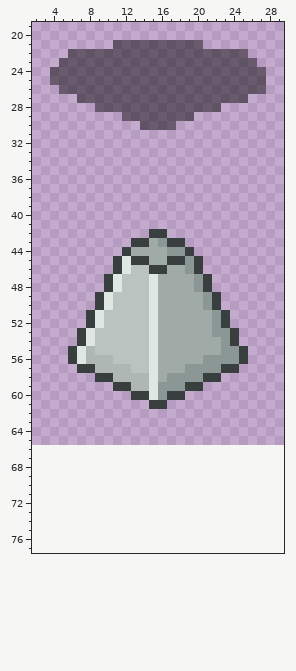
File history of a sprite sheet, Assets/Sprites/Enemy/TowerBase.png. This is how it looked before the edit.
The file is 32x64 pixels. Shown: x 2..29, y 19..77. The old version is drawn lined up with the new one, on the new canvas.
After:
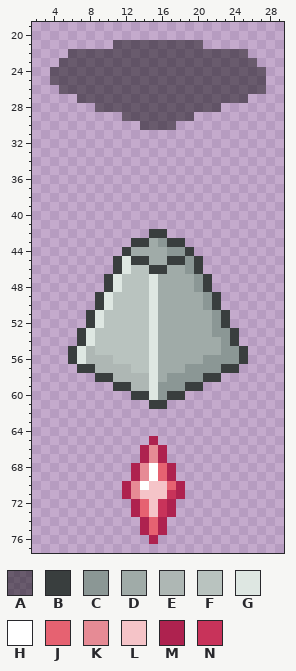
Palette (. is transparent): A #00000077  B #393e3e  C #8b9795  D #a0aba8  E #aeb7b4  F #b9c3bf  G #dee7e2  H #ffffff  J #e66271  K #e68b95  L #f5c4c8  M #ae224f  N #c8335a
Change:
{"change": "canvas 32x64 -> 32x96, the old top-left corner now at 0,2"}
{"y":65,"x":15,"old":".","new":"M"}
{"y":66,"x":14,"old":"...","new":"MKM"}
{"y":67,"x":14,"old":"...","new":"MKM"}
{"y":68,"x":13,"old":".....","new":"MKHJM"}
{"y":69,"x":13,"old":".....","new":"MKHJM"}
{"y":70,"x":12,"old":".......","new":"MKHLLJM"}
{"y":71,"x":12,"old":".......","new":"MKLLLNM"}
{"y":72,"x":13,"old":".....","new":"MJLNM"}
{"y":73,"x":13,"old":".....","new":"MJLNM"}
{"y":74,"x":14,"old":"...","new":"MJM"}
{"y":75,"x":14,"old":"...","new":"MJM"}
{"y":76,"x":15,"old":".","new":"M"}
{"label":"added","picture_box":[122,436,185,544]}
